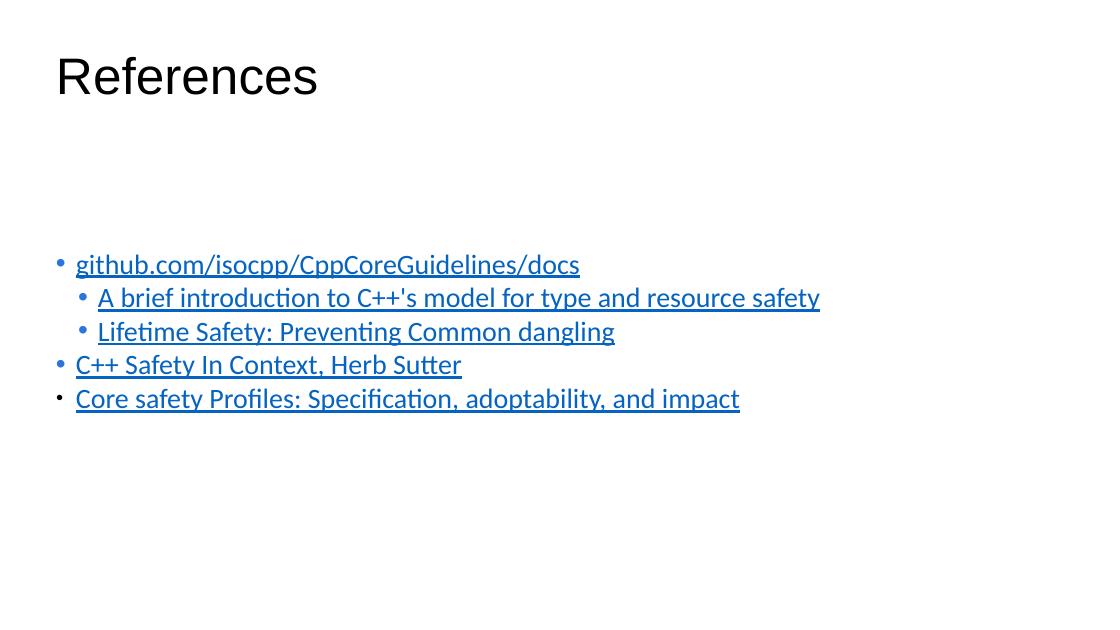
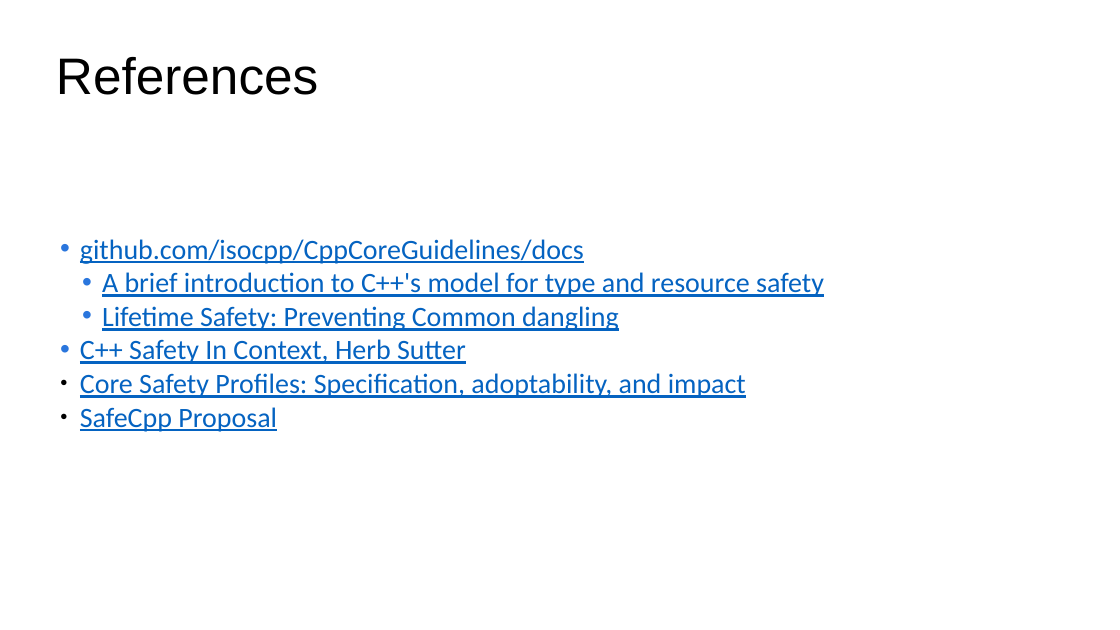
Before and after one commit to LongArmMcGee/cpp-safety, a slide deck: slide 40 of images/safe_cpp_graphics.pptx (slide 38 before the commit). Drawn at 1120x630 pixels with LibreOffice and Linux fonts; fonts in the diff are those of the drawing. Boxes give left, top, right and bottom in pixels: in the first picture for what was removed or moved away, otherwise in the second. Text is boxed around its words. In the diff, an @@ line names an element or a change of style, - is before the commit and + after.

Commit message:
final updates
-added def'n slide
-some font emphasis
-add name and subtitle to start slide
-updated pdf export

```diff
--- a/images/safe_cpp_graphics.pptx
+++ b/images/safe_cpp_graphics.pptx
@@ subtitle at [80,373,746,432]: text changed @@
-● Core safety Profiles: Specification, adoptability, and impact
+● Core Safety Profiles: Specification, adoptability, and impact
+● SafeCpp Proposal
```
Also in this commit, not shown: 11 other slides changed, 3 slides added, 1 slide removed, 1 other file.
